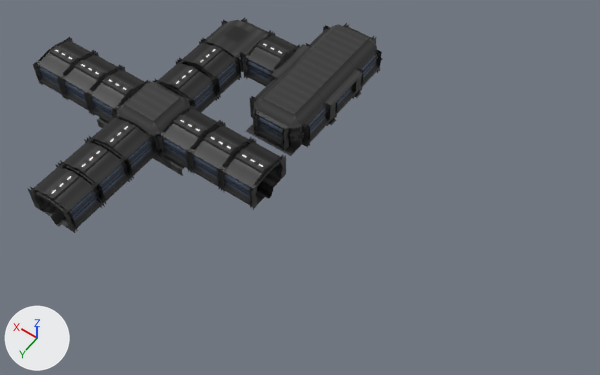
The Blender file Source Content/Modular Packs/Corridor/corridor_master.blend as it was, and as the next commit left it.
One viewpoint serves both versions: a 50 mm camera at (-43.2, 49.9, 66.2) aimed at (-13.0, 7.6, -0.2). Arrows for +X, +Y and +Z are at lower left; the lights stay in place.

Script lines for the objects in view, before the commit:
```python
me_cube_014 = bpy.data.meshes.new('Cube.014')
me_cube_014.from_pydata(...)  # 76 vertices, 43 faces; spans x -0.6..0.2, y -1.0..3.0, z 0.0..3.0
me_cube_014.materials.append(mat_untitled)  # picture img_untitled
me_plane_012 = bpy.data.meshes.new('Plane.012')
me_plane_012.from_pydata(...)  # 21 vertices, 11 faces; spans x -2.0..3.0, y -4.0..1.0, z -0.2..0.0
me_plane_012.materials.append(mat_untitled_006)  # picture img_untitled_006
me_plane_158 = bpy.data.meshes.new('Plane.158')
me_plane_158.from_pydata(...)  # 36 vertices, 25 faces; spans x -1.0..3.0, y -1.1..2.9, z -0.3..0.5
me_plane_158.materials.append(mat_untitled_007)  # picture img_untitled_007
ob_cube_012 = bpy.data.objects.new('Cube.012', me_cube_014)
ob_cube_012.location = (-8.0, 4.2, 0.0)
ob_cube_012.rotation_euler = (0.0, 0.0, 4.712)  # degrees (0, 0, 270)
ob_plane_004 = bpy.data.objects.new('Plane.004', me_plane_012)
ob_plane_004.location = (3.0, -2.0, 3.0)
ob_plane_089 = bpy.data.objects.new('Plane.089', me_plane_158)
ob_plane_089.location = (13.9, 9.0, 3.0)
ob_plane_089.rotation_euler = (0.0, 0.0, 1.571)  # degrees (0, 0, 90)
# also in view: 'Cube.025' at (9.0, 12.4, 1.5); 'Cube.036' at (-9.5, 1.0, 3.5); 'Cube.014' at (-10.4, 1.0, 1.5); 'Cube.049' at (1.6, 19.0, 1.5); 'Plane.003' at (4.0, 1.0, 3.1)
```
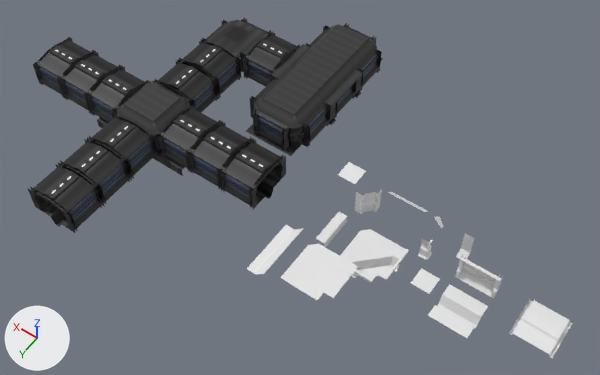
Location of each change, [x1, y1, x2, y2] in pixels of the pictures (600 x 375 px):
'corridor_ceilingCorne', added
    after: [280, 244, 358, 300]
'corridor_floorCorner', added
    after: [340, 229, 409, 283]
'corridor_ceilingBase', added
    after: [509, 300, 572, 358]
'corridor_floorBase', added
    after: [428, 284, 488, 338]
'corridor_wallBase', added
    after: [455, 254, 504, 298]
'room_ceilingConnector', added
    after: [247, 225, 304, 274]
'room_floorConnector', added
    after: [316, 212, 347, 247]
'corridor_wallCornerIn', added
    after: [355, 189, 382, 214]
'room_floorBase', added
    after: [411, 268, 440, 294]
'room_ceilingBase', added
    after: [338, 162, 366, 184]
'room_wallDivider', added
    after: [456, 233, 474, 259]
'corridor_wallCornerOu', added
    after: [418, 238, 433, 260]
'room_ceilingConnecto2', added
    after: [388, 192, 427, 212]
'room_ceilingCorner', added
    after: [434, 216, 443, 228]

What changed in the scene script:
```text
Add me_plane_162:
    me_plane_162.from_pydata([(1.0, 3.0, 0.0), (1.0, -1.0, 0.0), (-3.0, -1.0, 0.0), (-3.0, 3.0, 0.0), (-0.33, -1.0, 0.0), (-1.67, -1.0, 0.0), (-0.33, 3.0, 0.0), (-1.67, 3.0, 0.0), (-1.22, -1.0, -1.0), (-0.78, -1.0, -1.0), (-1.22, 3.0, -1.0), (-0.78, 3.0, -1.0)], [], [(0, 6, 4, 1), (7, 3, 2, 5), (6, 11, 9, 4), (11, 10, 8, 9), (10, 7, 5, 8)])
    me_plane_162.materials.append(mat_corridor_floorbase)  # white #e7e7e7
Add me_plane_164:
    me_plane_164.from_pydata([(1.0, 1.0, 0.0), (1.0, -1.0, 0.0), (-1.0, -1.0, 0.0), (-1.0, 1.0, 0.0)], [], [(0, 3, 2, 1)])
    me_plane_164.materials.append(mat_room_floorbase)  # white #e7e7e7
Add me_plane_167:
    me_plane_167.from_pydata([(0.0, 1.0, 0.0), (0.0, -3.0, 0.0), (-1.0, -3.0, 0.0), (-1.0, 1.0, 0.0), (0.0, 1.0, -1.0), (0.0, -3.0, -1.0)], [], [(0, 3, 2, 1), (0, 1, 5, 4)])
    me_plane_167.materials.append(mat_room_floorconnector)  # white #e7e7e7
Add me_plane_168:
    me_plane_168.from_pydata([(1.0, 1.0, 0.0), (1.0, -1.0, 0.0), (-1.0, -1.0, 0.0), (-1.0, 1.0, 0.0)], [], [(0, 1, 2, 3)])
    me_plane_168.materials.append(mat_room_ceilingbase)  # white #e7e7e7
Add me_cube_069:
    me_cube_069.from_pydata([(-2.0, -2.0, -1.0), (-1.7, -2.0, -1.0), (-2.0, -1.0, 0.0), (-1.0, -1.3, -1.0), (-1.0, -1.0, -1.0)], [], [(0, 2, 1), (3, 2, 4), (1, 2, 3)])
    me_cube_069.materials.append(mat_room_ceilingcorner)  # white #e7e7e7
Add me_cube_070:
    me_cube_070.from_pydata([(-1.0, -1.0, -1.0), (-1.0, 3.0, -1.0), (-2.0, -1.0, 0.0), (-2.0, 3.0, 0.0)], [], [(0, 2, 3, 1)])
    me_cube_070.materials.append(mat_room_ceilingconnecto2)  # white #e7e7e7
Add me_cube_071:
    me_cube_071.from_pydata([(-1.0, 0.0, 0.0), (-1.0, -1.0, 0.0), (-1.8, 0.0, 0.5), (-1.8, -1.0, 0.5), (-1.8, 0.0, 3.0), (-1.8, -1.0, 3.0)], [], [(0, 2, 3, 1), (3, 2, 4, 5)])
    me_cube_071.materials.append(mat_room_walldivider)  # white #e7e7e7
Add me_cube_072:
    me_cube_072.from_pydata([(0.0, 3.0, -1.0), (0.0, -3.0, -1.0), (-1.0, -3.0, -1.0), (-1.0, 3.0, -1.0), (-2.0, -3.0, 0.0), (-2.0, 3.0, 0.0)], [], [(0, 1, 2, 3), (2, 4, 5, 3)])
    me_cube_072.materials.append(mat_room_ceilingconnector)  # white #e7e7e7
Add ob_corridor_wallbase:
    ob_corridor_wallbase = bpy.data.objects.new('corridor_wallBase', me_cube_067)  # 76 vertices, 43 faces; spans x -0.6..0.2, y -1.0..3.0, z 0.0..3.0; in mat_corridor_wallbase (white #e7e7e7)
    ob_corridor_wallbase.location = (-32.0, 7.8, 0.0)
    ob_corridor_wallbase.rotation_euler = (0.0, 0.0, 1.571)  # degrees (0, 0, 90)
Add ob_corridor_floorbase:
    ob_corridor_floorbase = bpy.data.objects.new('corridor_floorBase', me_plane_162)
    ob_corridor_floorbase.location = (-32.0, 12.0, 0.0)
    ob_corridor_floorbase.rotation_euler = (0.0, 0.0, 1.571)  # degrees (0, 0, 90)
Add ob_corridor_ceilingbase:
    ob_corridor_ceilingbase = bpy.data.objects.new('corridor_ceilingBase', me_plane_163)  # 36 vertices, 25 faces; spans x -1.0..3.0, y -1.1..2.9, z -0.3..0.5; in mat_corridor_ceilingbase (white #e7e7e7)
    ob_corridor_ceilingbase.location = (-39.1, 9.0, 3.0)
    ob_corridor_ceilingbase.rotation_euler = (0.0, 0.0, 1.571)  # degrees (0, 0, 90)
Add ob_room_floorbase:
    ob_room_floorbase = bpy.data.objects.new('room_floorBase', me_plane_164)
    ob_room_floorbase.location = (-29.0, 10.0, 0.0)
Add ob_corridor_floorcorner:
    ob_corridor_floorcorner = bpy.data.objects.new('corridor_floorCorner', me_plane_165)  # 42 vertices, 22 faces; spans x -4.0..1.0, y -2.0..3.0, z -1.0..0.1; in mat_corridor_floorcorner (white #e7e7e7)
    ob_corridor_floorcorner.location = (-22.0, 10.0, 0.0)
Add ob_corridor_wallcornerin:
    ob_corridor_wallcornerin = bpy.data.objects.new('corridor_wallCornerIn', me_cube_068)  # 36 vertices, 25 faces; spans x -1.2..0.6, y -2.5..-0.7, z 0.0..3.0; in mat_corridor_wallcornerin (white #e7e7e7)
    ob_corridor_wallcornerin.location = (-19.8, 7.7, 0.0)
Add ob_corridor_wallcornerou:
    ob_corridor_wallcornerou = bpy.data.objects.new('corridor_wallCornerOu', me_plane_166)  # 26 vertices, 16 faces; spans x -1.0..0.0, y 0.0..1.0, z 0.0..3.0; in mat_corridor_wallcornerou (white #e7e7e7)
    ob_corridor_wallcornerou.location = (-28.0, 8.0, 0.0)
    ob_corridor_wallcornerou.rotation_euler = (0.0, 0.0, 3.142)  # degrees (0, 0, 180)
Add ob_room_floorconnector:
    ob_room_floorconnector = bpy.data.objects.new('room_floorConnector', me_plane_167)
    ob_room_floorconnector.location = (-19.0, 9.0, 0.0)
    ob_room_floorconnector.rotation_euler = (0.0, 0.0, 3.142)  # degrees (0, 0, 180)
Add ob_room_ceilingbase:
    ob_room_ceilingbase = bpy.data.objects.new('room_ceilingBase', me_plane_168)
    ob_room_ceilingbase.location = (-18.0, 6.0, 4.0)
Add ob_room_ceilingcorner:
    ob_room_ceilingcorner = bpy.data.objects.new('room_ceilingCorner', me_cube_069)
    ob_room_ceilingcorner.location = (-26.0, 4.0, 4.0)
    ob_room_ceilingcorner.rotation_euler = (0.0, 0.0, 4.712)  # degrees (0, 0, 270)
Add ob_room_ceilingconnecto2:
    ob_room_ceilingconnecto2 = bpy.data.objects.new('room_ceilingConnecto2', me_cube_070)
    ob_room_ceilingconnecto2.location = (-25.0, 4.0, 4.0)
    ob_room_ceilingconnecto2.rotation_euler = (0.0, 0.0, 4.712)  # degrees (0, 0, 270)
Add ob_room_walldivider:
    ob_room_walldivider = bpy.data.objects.new('room_wallDivider', me_cube_071)
    ob_room_walldivider.location = (-31.0, 7.0, 0.0)
    ob_room_walldivider.rotation_euler = (0.0, 0.0, 1.571)  # degrees (0, 0, 90)
Add ob_room_ceilingconnector:
    ob_room_ceilingconnector = bpy.data.objects.new('room_ceilingConnector', me_cube_072)
    ob_room_ceilingconnector.location = (-16.0, 17.0, 4.0)
Add ob_corridor_ceilingcorne:
    ob_corridor_ceilingcorne = bpy.data.objects.new('corridor_ceilingCorne', me_plane_169)  # 21 vertices, 11 faces; spans x -2.0..3.0, y -4.0..1.0, z -0.2..0.0; in mat_corridor_ceilingcorne (white #e7e7e7)
    ob_corridor_ceilingcorne.location = (-22.0, 18.0, 3.0)
```
